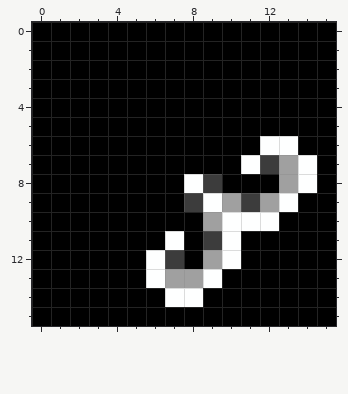
Pixel-art file, stored at art/sprite_tiles/menu_cursor.aseprite. The picture above is the old version.
16x16 pixels, 1 frame.
After:
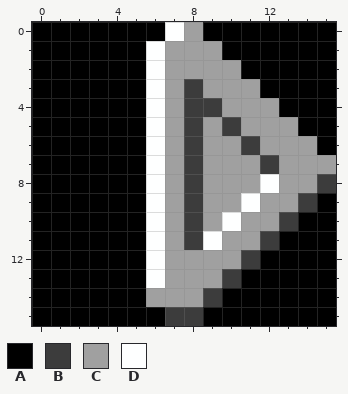
Palette (. is transparent): A #000000  B #3c3c3c  C #a0a0a0  D #feffff
Commit message: Hookup basic cursor navigation
The exact change:
@@ x 0..15 @@
- 0 AAAAAAAAAAAAAAAA
- 1 AAAAAAAAAAAAAAAA
- 2 AAAAAAAAAAAAAAAA
- 3 AAAAAAAAAAAAAAAA
- 4 AAAAAAAAAAAAAAAA
- 5 AAAAAAAAAAAAAAAA
- 6 AAAAAAAAAAAADDAA
- 7 AAAAAAAAAAADBCDA
- 8 AAAAAAAADBAAACDA
- 9 AAAAAAAABDCBCDAA
-10 AAAAAAAAACDDDAAA
-11 AAAAAAADABDAAAAA
-12 AAAAAADBACDAAAAA
-13 AAAAAADCCDAAAAAA
-14 AAAAAAADDAAAAAAA
-15 AAAAAAAAAAAAAAAA
+ 0 AAAAAAADCAAAAAAA
+ 1 AAAAAADCCCAAAAAA
+ 2 AAAAAADCCCCAAAAA
+ 3 AAAAAADCBCCCAAAA
+ 4 AAAAAADCBBCCCAAA
+ 5 AAAAAADCBCBCCCAA
+ 6 AAAAAADCBCCBCCCA
+ 7 AAAAAADCBCCCBCCC
+ 8 AAAAAADCBCCCDCCB
+ 9 AAAAAADCBCCDCCBA
+10 AAAAAADCBCDCCBAA
+11 AAAAAADCBDCCBAAA
+12 AAAAAADCCCCBAAAA
+13 AAAAAADCCCBAAAAA
+14 AAAAAACCCBAAAAAA
+15 AAAAAAABBAAAAAAA
